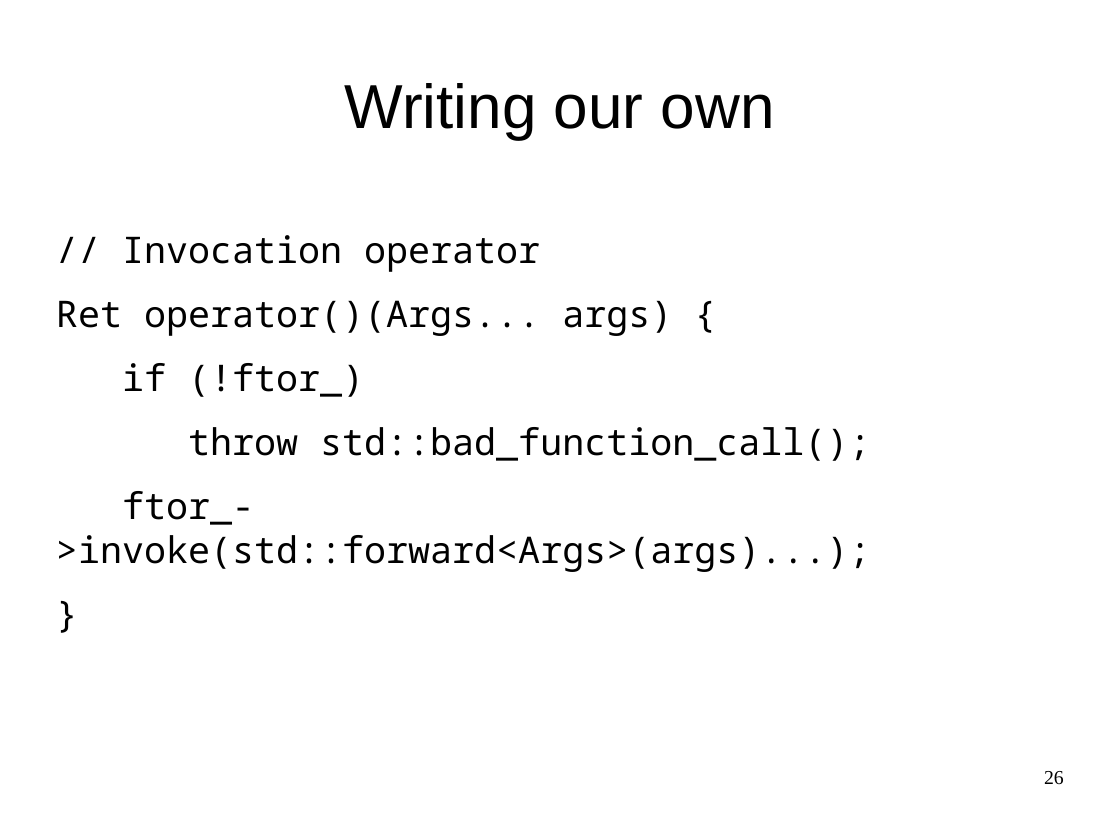
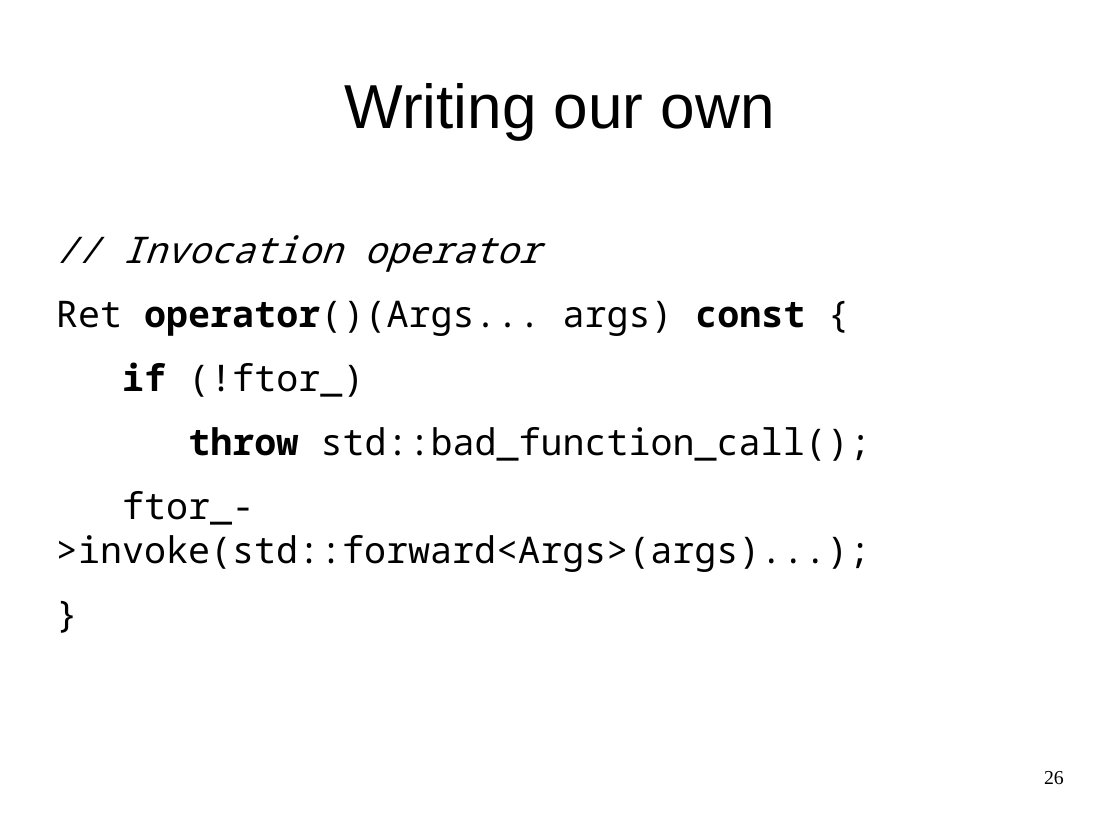
Before and after one commit to maciekgajewski/demystifying_std_function, a slide deck: slide 26 of demystifying-std-function.odp. Drawn at 1120x840 pixels with LibreOffice and Linux fonts; fonts in the diff are those of the drawing. Boxes give left, top, right and bottom in pixels: in the first picture for what was removed or moved away, otherwise in the second. Text is boxed around its words. In the diff, an @@ line names an element or a change of style, - is before the commit and + after.

```diff
--- a/demystifying-std-function.odp
+++ b/demystifying-std-function.odp
@@ text at (122, 235, 871, 461): italic on in "// Invocation operator"; bold on in "if", "throw" @@
@@ text at (56, 300, 805, 336): text changed @@
-Ret operator()(Args... args) {
+Ret operator()(Args... args) const {
```
Also in this commit, not shown: 22 other slides changed.
